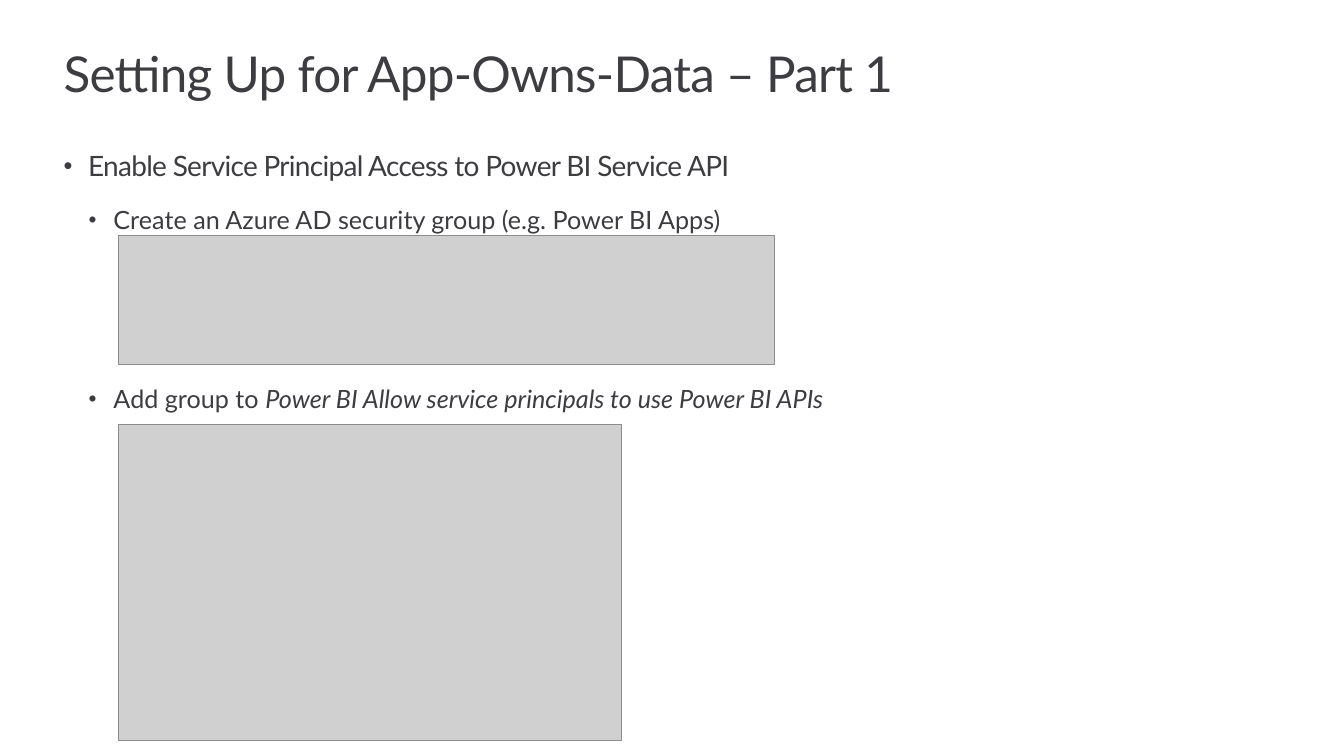
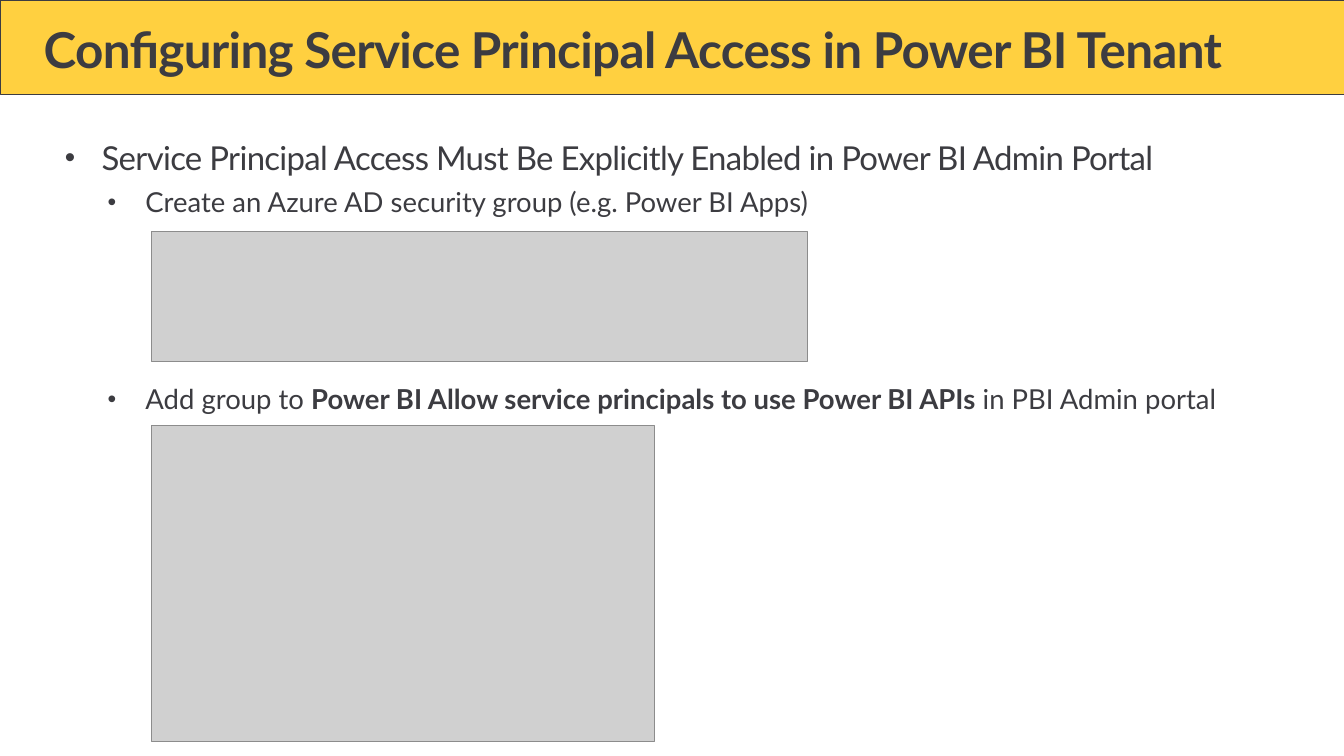
Before and after one commit to PowerBiDevCamp/Camp-Sessions, a slide deck: slide 15 of Session 33 - Setting Datasource Credentials with the Power BI REST API.pptx (slide 20 before the commit). Drawn at 1344x756 pixels with LibreOffice and Linux fonts; fonts in the diff are those of the drawing; grey boxes stand for pictures; background and template pictures are left out. Boxes give left, top, right and bottom in pixels: in the first picture for what was removed or moved away, otherwise in the second. Text is boxed around its words. In the diff, an @@ line names an element or a change of style, - is before the commit and + after.

```diff
--- a/Session 33 - Setting Datasource Credentials with the Power BI REST API.pptx
+++ b/Session 33 - Setting Datasource Credentials with the Power BI REST API.pptx
@@ rectangle added at bbox=[0, 0, 1344, 95], fill #FFD040, outline #3C3C41 0.5 pt @@
@@ title at bbox=[44, 31, 1222, 77]: text changed; bold on @@
-Setting Up for App-Owns-Data – Part 1
+Configuring Service Principal Access in Power BI Tenant
@@ text "Service Principal Access Must Be ...": place and size @@
-text "Service Principal Access Must Be ..." at bbox=[88, 155, 823, 413]
+text "Service Principal Access Must Be ..." at bbox=[102, 145, 1216, 414]
@@ text at bbox=[102, 145, 1153, 176]: text changed; size 20.4 to 24 pt @@
-• Enable Service Principal Access to Power BI Service API
+• Service Principal Access Must Be Explicitly Enabled in Power BI Admin Portal
@@ text at bbox=[145, 191, 808, 217]: size 18.4 to 20 pt in "Create an Azure AD security group (e.g. ..."; indent changed; line spacing 32pt to 1; more space between paragraphs @@
@@ picture: place and size @@
-picture at bbox=[119, 235, 775, 365]
+picture at bbox=[151, 232, 807, 362]
@@ text at bbox=[145, 388, 1216, 414]: text changed; size 18.4 to 20 pt; bold on; italic off @@
-  • Add group to Power BI Allow service principals to use Power BI APIs
+  • Add group to Power BI Allow service principals to use Power BI APIs in PBI Admin portal
@@ picture: place and size @@
-picture at bbox=[119, 424, 622, 740]
+picture at bbox=[151, 425, 654, 741]
```
Also in this commit, not shown: 4 other slides changed, 48 slides added, 35 slides removed, 11 other files.
